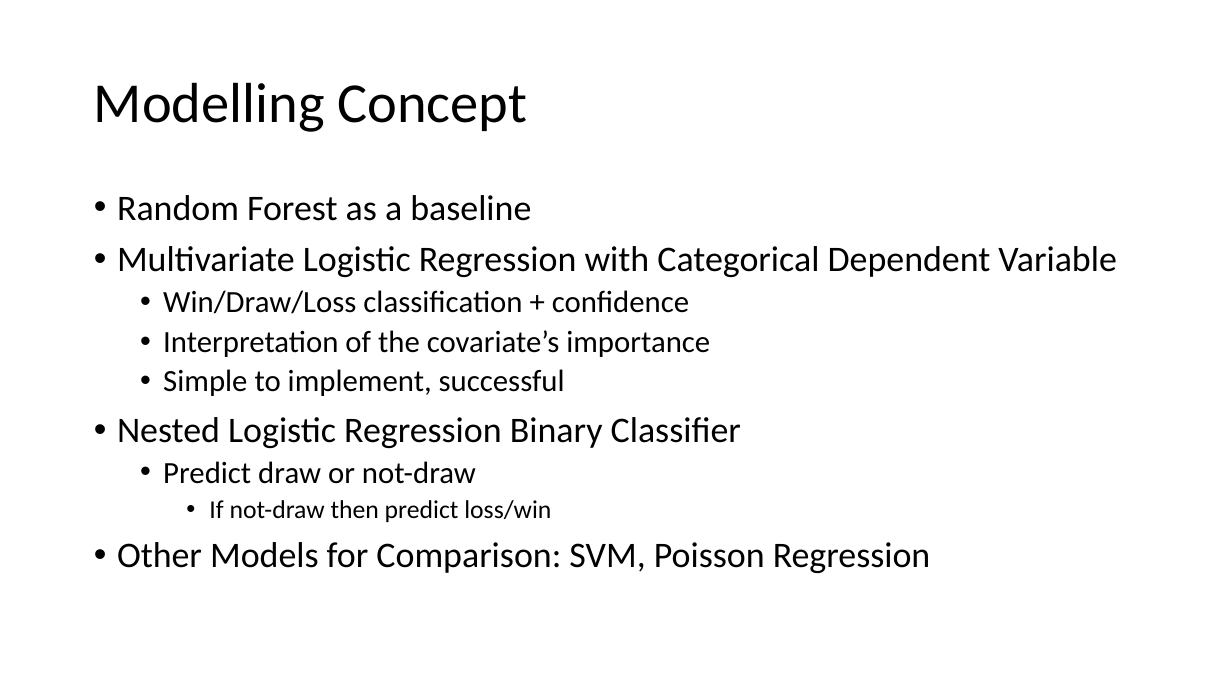
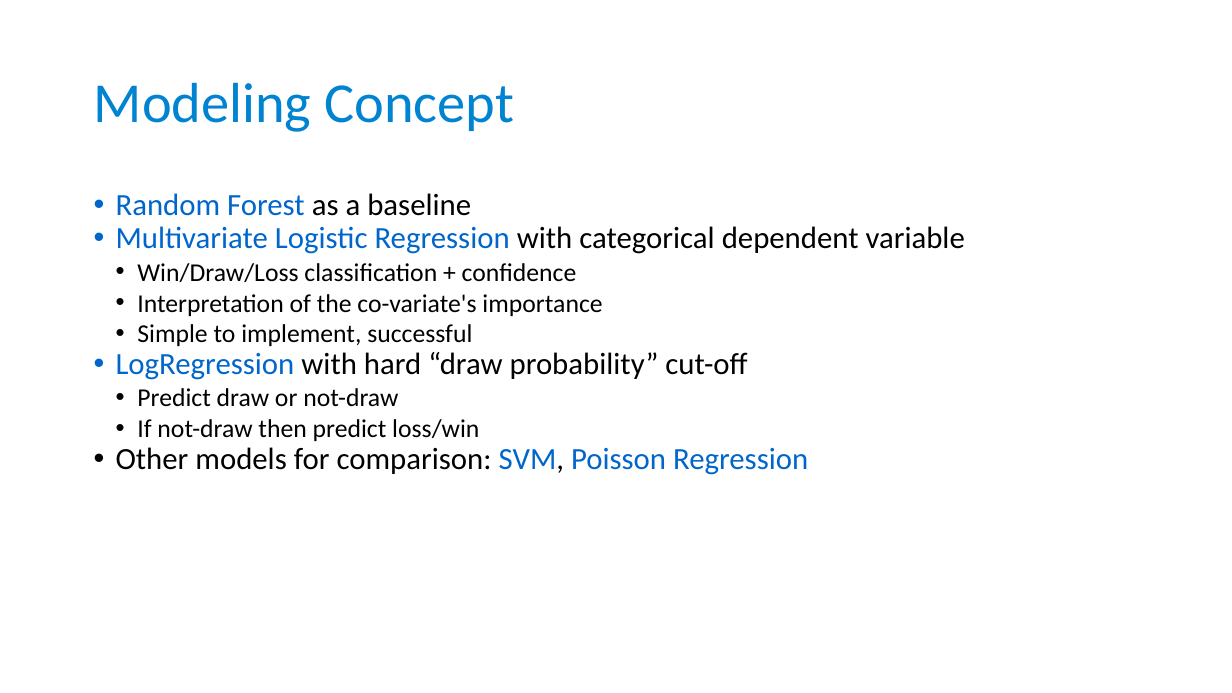
Before and after one commit to taimir/football_2016, a slide deck: slide 2 of presentation/Presentation_Euro2016.pptx. Drawn at 1232x693 pixels with LibreOffice and Linux fonts; fonts in the diff are those of the drawing. Boxes give left, top, right and bottom in pixels: in the first picture for what was removed or moved away, otherwise in the second. Text is boxed around its words. In the diff, an @@ line names an element or a change of style, - is before the commit and + after.

```diff
--- a/presentation/Presentation_Euro2016.pptx
+++ b/presentation/Presentation_Euro2016.pptx
@@ text at (x1=94, y1=82, x2=514, y2=132): text changed; text colour #000000 to #0084D1 @@
-Modelling Concept
+Modeling Concept
@@ text at (x1=116, y1=193, x2=577, y2=441): size 28 to 24 pt in "Random Forest as a baseline"; text colour #000000 to #0066CC in "Random Forest"; size 24 to 20 pt in "Win/Draw/Loss classification + confidence", "Simple to implement, successful", "Predict draw or not-draw"; indent changed; less space between paragraphs; line spacing 0.9 to 1; list level 3 to 2 in "If not-draw then predict loss/win" @@
@@ text at (x1=116, y1=226, x2=965, y2=254): text changed; size 28 to 24 pt @@
-• Multivariate Logistic Regression with Categorical Dependent Variable
+• Multivariate Logistic Regression with categorical dependent variable
@@ text at (x1=137, y1=294, x2=602, y2=316): text changed; size 24 to 20 pt @@
-  • Interpretation of the covariate’s importance
+  • Interpretation of the co-variate's importance
@@ text at (x1=116, y1=352, x2=747, y2=380): text changed; size 28 to 24 pt @@
-• Nested Logistic Regression Binary Classifier
+• LogRegression with hard “draw probability” cut-off
@@ text at (x1=116, y1=447, x2=808, y2=475): text changed; size 28 to 24 pt @@
-• Other Models for Comparison: SVM, Poisson Regression
+• Other models for comparison: SVM, Poisson Regression
```
Also in this commit, not shown: 6 other slides changed, 1 slide added, 2 other files.
